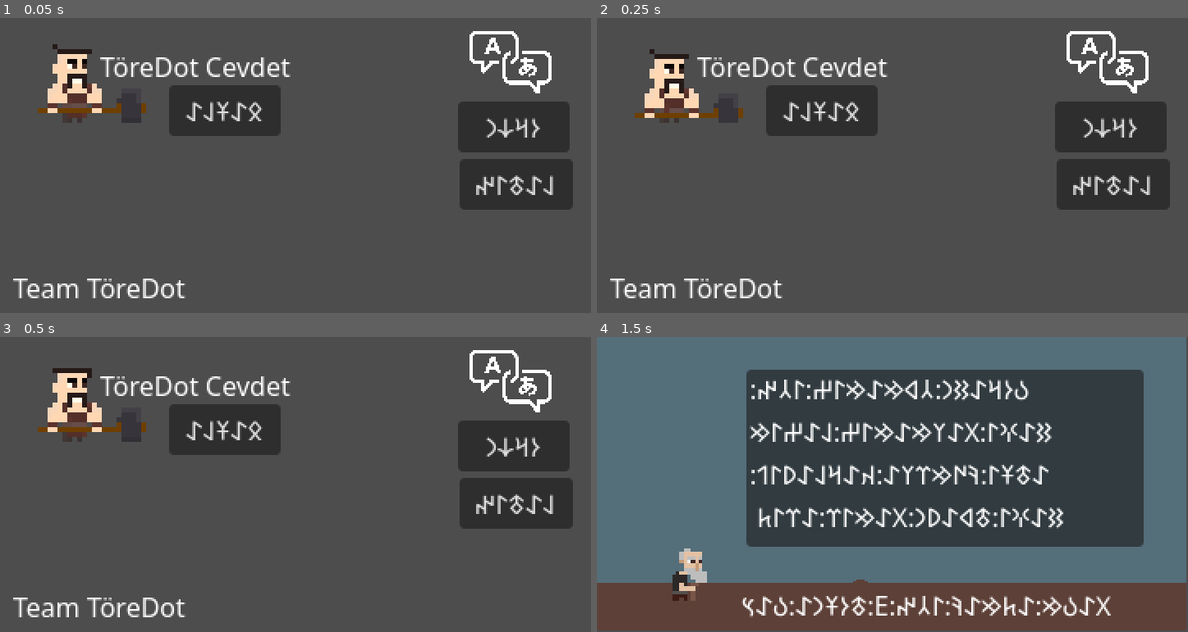
Above: before the commit, frames 1-4 (two rows, left to right).
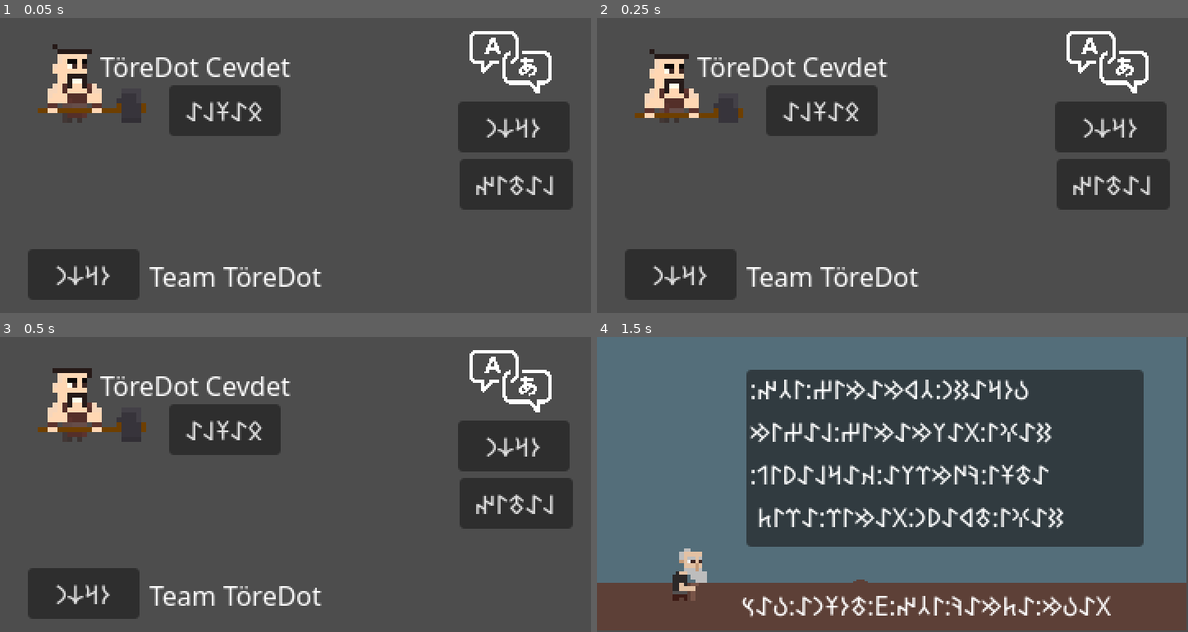
Above: after the commit, the same moments.

Repository: grapdega/deli-demir
Game: Godot game, scene res://sahneler/bolumler/main.tscn
Same seed, same stepped clock (60 frames per second), same inputs: the game is played once before the commit and once after it.
Inputs:
- Up to frame 1 (0.05 s): no input
- Up to frame 2 (0.25 s): no input
- Up to frame 3 (0.5 s): no input
- Up to frame 4 (1.5 s): click "𐰋𐰀𐱁𐰞𐰀" at 0.5 s; tap Enter (ui_accept) at 1.25 s; hold Right (ui_right) from 1.28 s (still down)

The runs differ from the first frame. In frame 1, 4.2% of the frame differs, in the area x 2-55%, y 78-96%; in frame 2, 4.2%; in frame 3, 4.2%; in frame 4, nothing differs.

Commit message:
added menu items

Diff:
--- a/sahneler/bolumler/main.gd
+++ b/sahneler/bolumler/main.gd
@@ -8,13 +8,15 @@
 	$basla.text = "𐰋𐰀𐱁𐰞𐰀"
 	$latin.text = "𐰞𐰀𐱃𐰃𐰤"
 	$orkun.text = "𐰆𐰺𐰸𐰣"
+	$tuslar.text = "𐰆𐰺𐰸𐰣"
 
 
 func _translate_latin():
 	# basla
-	$basla.text = "basla"
-	$latin.text = "latin"
-	$orkun.text = "orkun"
+	$basla.text = "Başla"
+	$latin.text = "Latin"
+	$orkun.text = "Orkun"
+	$tuslar.text = "Tuşlar"
 
 
 
--- a/sahneler/bolumler/main.tscn
+++ b/sahneler/bolumler/main.tscn
@@ -58,10 +58,10 @@
 text = "orkun"
 
 [node name="Label" type="Label" parent="."]
-offset_left = 8.0
-offset_top = 153.0
-offset_right = 113.0
-offset_bottom = 176.0
+offset_left = 91.0
+offset_top = 146.0
+offset_right = 196.0
+offset_bottom = 169.0
 text = "Team TöreDot"
 
 [node name="AnimatedSprite2D" type="AnimatedSprite2D" parent="."]
@@ -82,6 +82,14 @@
 offset_bottom = 41.0
 text = "TöreDot Cevdet"
 
+[node name="tuslar" type="Button" parent="."]
+offset_left = 17.0
+offset_top = 141.0
+offset_right = 85.0
+offset_bottom = 172.0
+text = "Tuşlar"
+
 [connection signal="pressed" from="basla" to="." method="_on_basla_pressed"]
 [connection signal="pressed" from="latin" to="." method="_on_latin_pressed"]
 [connection signal="pressed" from="orkun" to="." method="_on_orkun_pressed"]
+[connection signal="pressed" from="tuslar" to="." method="_on_basla_pressed"]
